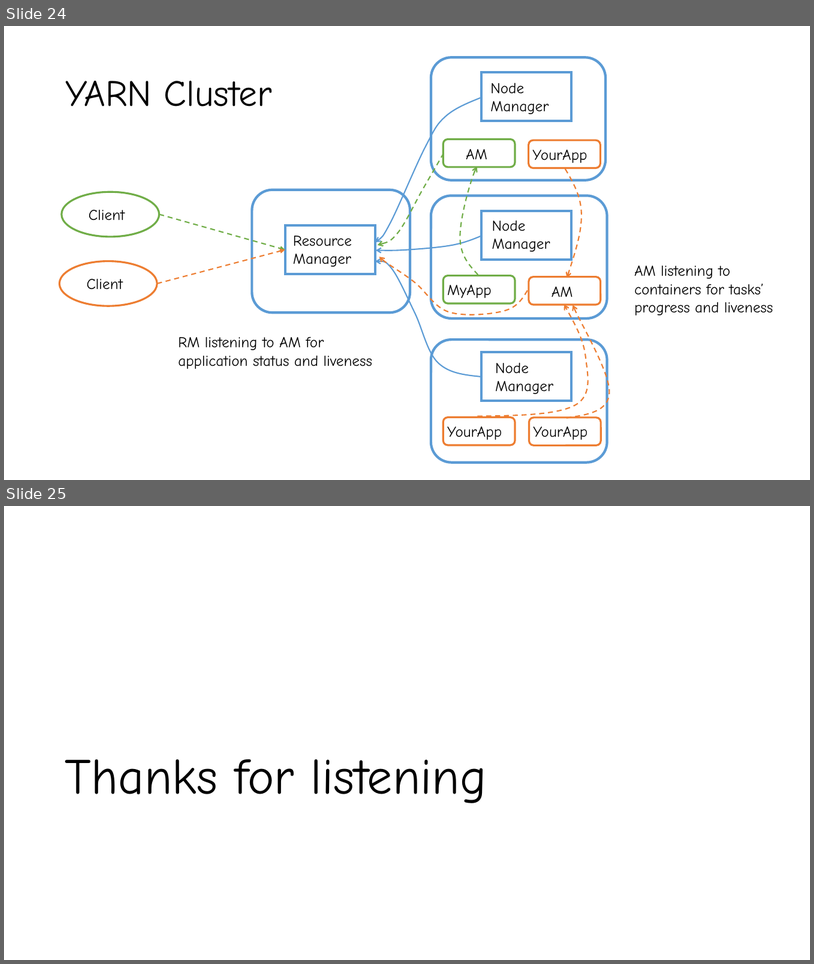
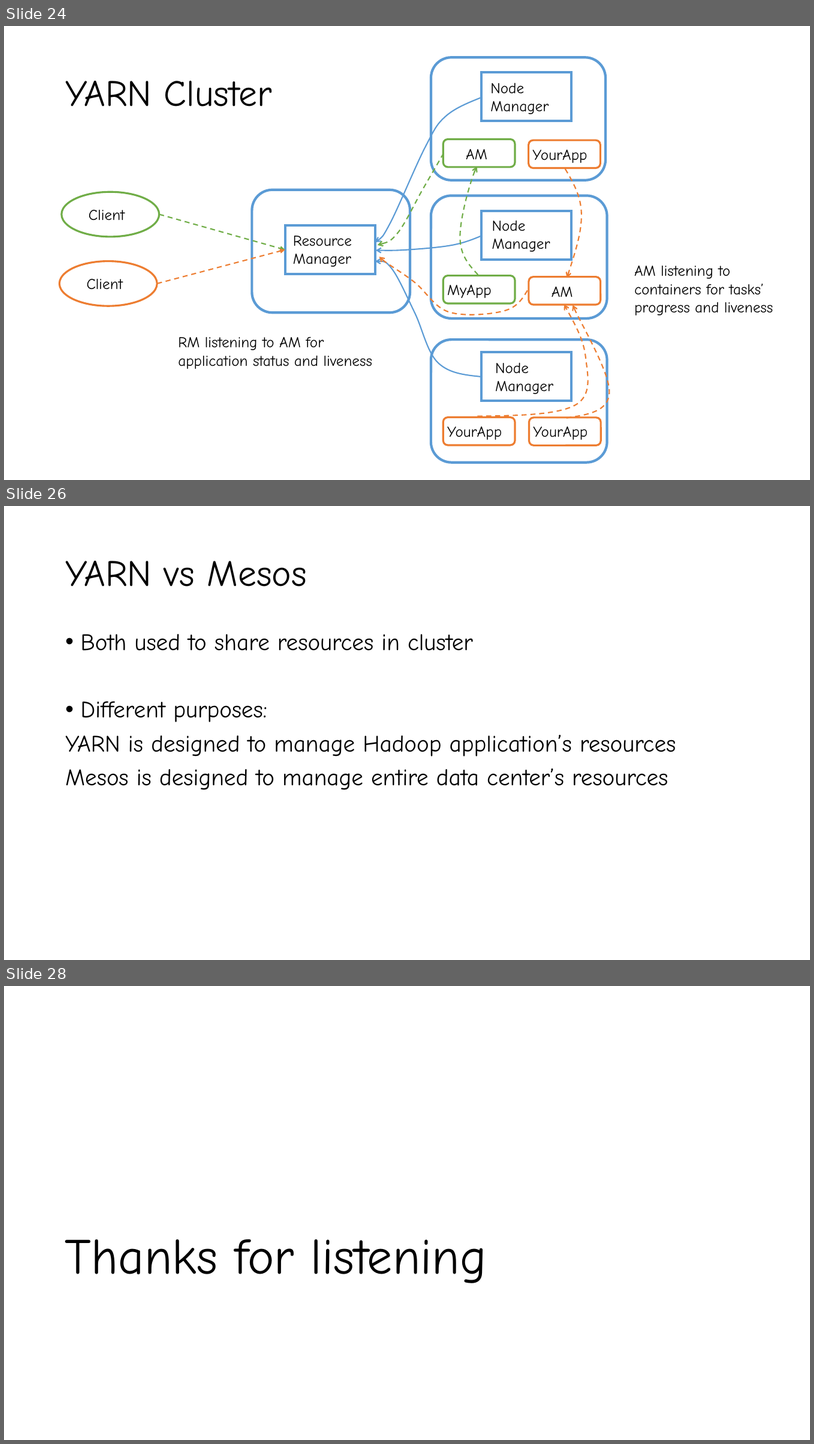
Before and after one commit to Swrrt/Samza-Documents, a slide deck: Documentation/YARN Introduction.pptx. Shown one above the other, each under a label of ours: slides 24 and 25 before the commit, slides 24, 26 and 28 after it; the slides between them are not shown. The pictures are 814x964 and 814x1444 pixels, drawn with LibreOffice and Linux fonts; fonts in the diff are those of the drawing. Boxes give left, top, right and bottom in pixels: in the first picture for what was removed or moved away, otherwise in the second. Text is boxed around its words. In the diff, an @@ line names an element or a change of style, - is before the commit and + after.

Commit message:
YARN introduction

```diff
--- a/Documentation/YARN Introduction.pptx
+++ b/Documentation/YARN Introduction.pptx
@@ slide 26 added at box(4, 506, 810, 960), background #FFFFFF @@
@@ title added at box(65, 561, 307, 586), 44 pt, text #000000 @@
+YARN vs Mesos
@@ text added at box(65, 634, 676, 790), 28 pt, text #000000 @@
+• Both used to share resources in cluster
+• Different purposes:
+YARN is designed to manage Hadoop application’s resources
+Mesos is designed to manage entire data center’s resources
@@ what was slide 25 is now slide 28 @@
```
Also in this commit, not shown: 2 other slides added.
